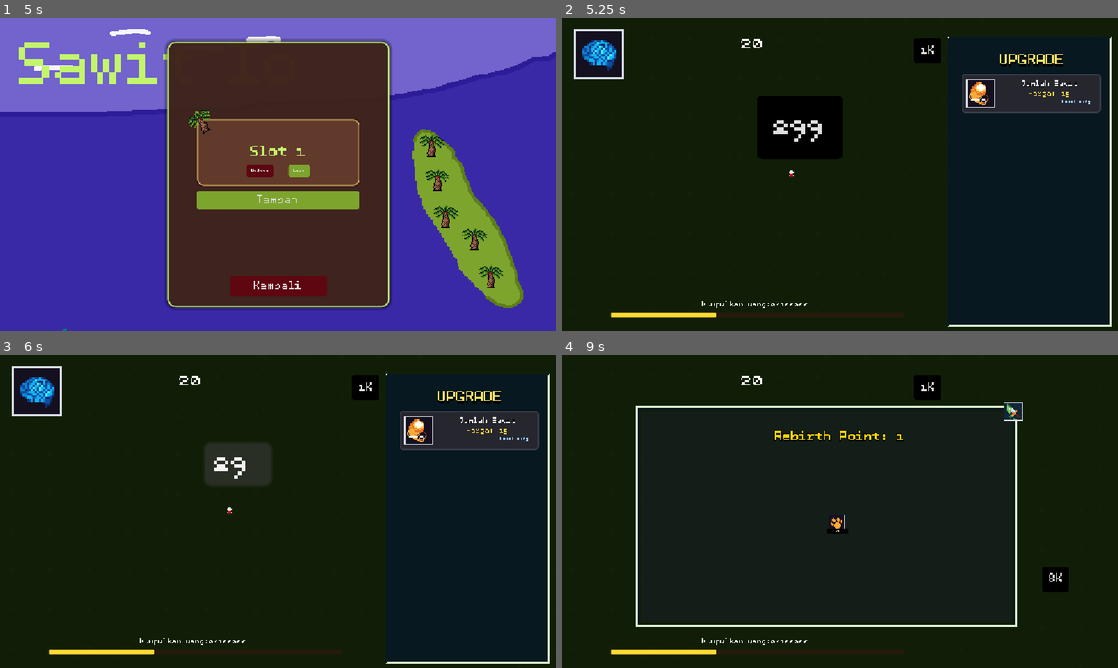
Above: before the commit, frames 1-4 (two rows, left to right).
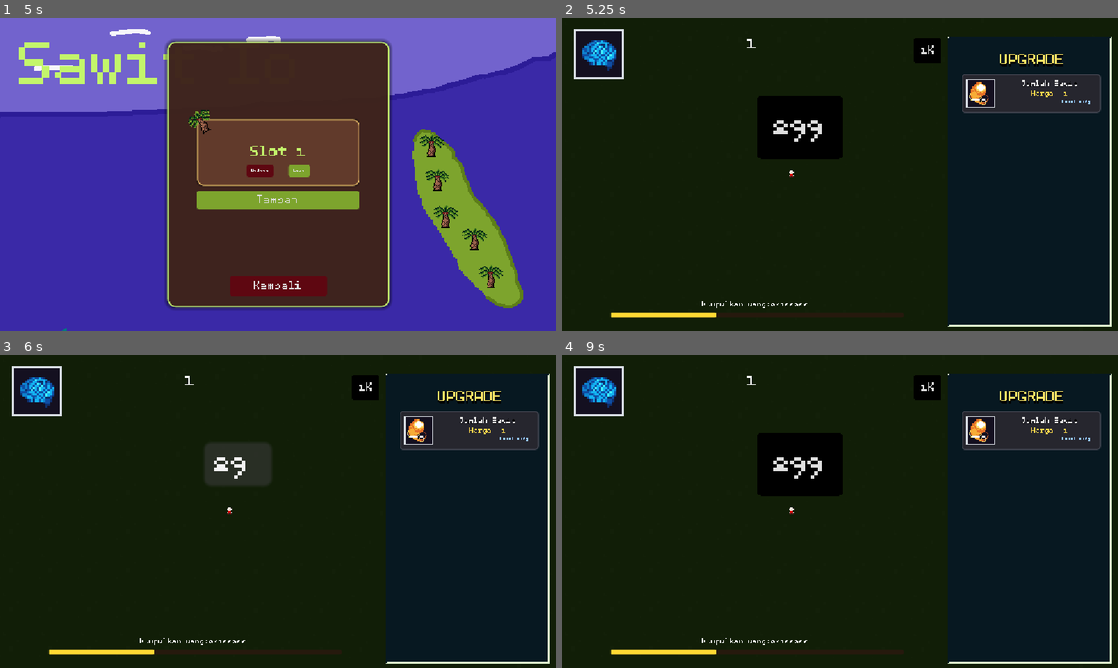
Above: after the commit, the same moments.

Repository: azizul987/Sawit-io
Game: Godot game, scene res://Scene/MainMenui.tscn
The game is run twice, just before and just after one commit, with the same random seed, the same clock (stepped at 60 frames per second) and the same inputs. Sound files missing from this copy of the repository are replaced by a short silence.
Inputs (mouse positions are in pixels of both pictures, inside the frame that each line leads up to):
- Up to frame 1 (5 s): click "Mulai" at 0.5 s; click "Tambah" at 1.25 s; click "Kembali" at 2 s; click "Mulai" at 2.75 s; tap Enter at 3.5 s; drag from (489, 274) to (444, 215) at 3.52 s; drag from (472, 237) to (439, 180) at 4.27 s
- Up to frame 2 (5.25 s): click "Load" at 5 s
- Up to frame 3 (6 s): click "299" at 5.75 s
- Up to frame 4 (9 s): click "1K" at 6.5 s; click "8K" at 7.25 s; click (600, 392) at 8 s; click (851, 599) at 8.75 s, where only the run after the commit has a clickable "Rebirth"

Frame 1 is identical in both runs. In frame 2, 0.1% of the frame differs, in the area x 32-92%, y 6-26%; in frame 3, 0.1%; in frame 4, 26%, in the area x 2-99%, y 3-99%.

Commit message:
feat: implement clean rebirth system and rebalance starting point/price economy to 1

Diff:
--- a/Logic/Data Templete/Data/Source/UpgradeData.gd
+++ b/Logic/Data Templete/Data/Source/UpgradeData.gd
@@ -54,7 +54,7 @@
 	if price > 1e300:
 		price = 1e300
 	else:
-		price = round(price)
+		price = ceil(price)
 	return true
 
 
--- a/Logic/Data Templete/Data/ress/updatedatabase.tres
+++ b/Logic/Data Templete/Data/ress/updatedatabase.tres
@@ -35,7 +35,7 @@
 script = ExtResource("2_own6j")
 upgrade_name = "Jumlah Sawit"
 description = "Menanam bibit sawit baru di lahan terbuka. Menambah [color=yellow]+1 Pendapatan Klik[/color] dan menaikkan kepadatan pohon di perkebunanmu!"
-price = 15.0
+price = 1.0
 icon = ExtResource("8_pohon")
 max_level = 100
 metadata/_custom_type_script = "uid://g1tewc4pomil"
--- a/Logic/skrip/SaveManager.gd
+++ b/Logic/skrip/SaveManager.gd
@@ -11,7 +11,7 @@
 
 func create_new_slot(slot: int) -> void:
 	current_slot = slot
-	write_save_data({"point": 20})
+	write_save_data({"point": 1})
 
 
 func get_save_path() -> String:
--- a/Ui/skill_tree_ui.gd
+++ b/Ui/skill_tree_ui.gd
@@ -11,6 +11,31 @@
 	if has_node("CanvasLayer"):
 		$CanvasLayer.visible = visible
 
+func eksekusi_rebirth() -> void:
+	Point.point = 1.0
+	Point.total_point_earned = 1.0
+	Point.tipe_wilayah_terbuka = 2
+	Point.TipeWilayahArray = Vector3i(0, 0, 1)
+	Point.main_tree_camera = Vector3(7347.983, 8094.0, 1)
+	Point.skill_tree_camera = Vector3(0, 0, 1.4)
+
+	var save_data = SaveManager.read_save_data()
+	if save_data.has("wilayah"):
+		save_data.erase("wilayah")
+	if save_data.has("upgrades"):
+		save_data.erase("upgrades")
+
+	SaveManager.write_save_data(save_data)
+	SaveManager.save_game()
+
+	var up_db = load("res://Logic/Data Templete/Data/ress/updatedatabase.tres")
+	if up_db:
+		for up in up_db.upgrades:
+			if up != null:
+				up.current_level = 0
+
+	get_tree().reload_current_scene()
+
 
 func _on_exit_pressed() -> void:
 	$".".hide()
--- a/Ui/skill_tree_ui.tscn
+++ b/Ui/skill_tree_ui.tscn
@@ -82,6 +82,13 @@
 horizontal_alignment = 1
 vertical_alignment = 1
 
+[node name="Rebirth" type="Button" parent="CanvasLayer" unique_id=1089049639]
+offset_left = 499.0
+offset_top = 480.0
+offset_right = 705.0
+offset_bottom = 525.0
+text = "Rebirth"
+
 [node name="Exit" type="TextureButton" parent="." unique_id=293348174]
 layout_mode = 1
 anchors_preset = 8
@@ -98,4 +105,5 @@
 texture_normal = ExtResource("3_dwmuj")
 stretch_mode = 0
 
+[connection signal="pressed" from="CanvasLayer/Rebirth" to="." method="eksekusi_rebirth"]
 [connection signal="pressed" from="Exit" to="." method="_on_exit_pressed"]
